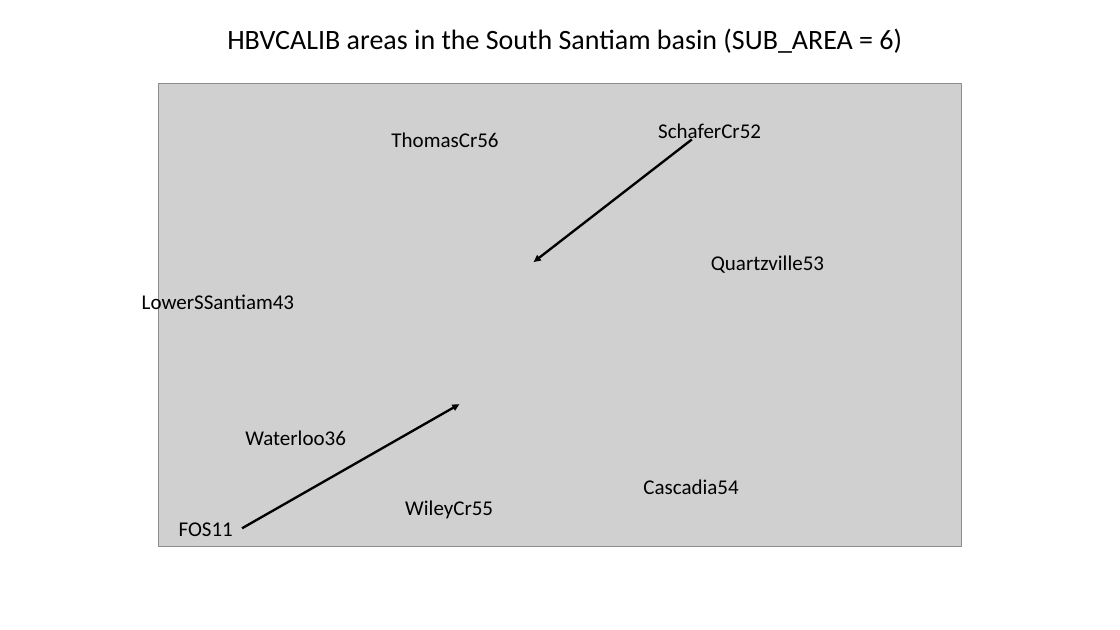
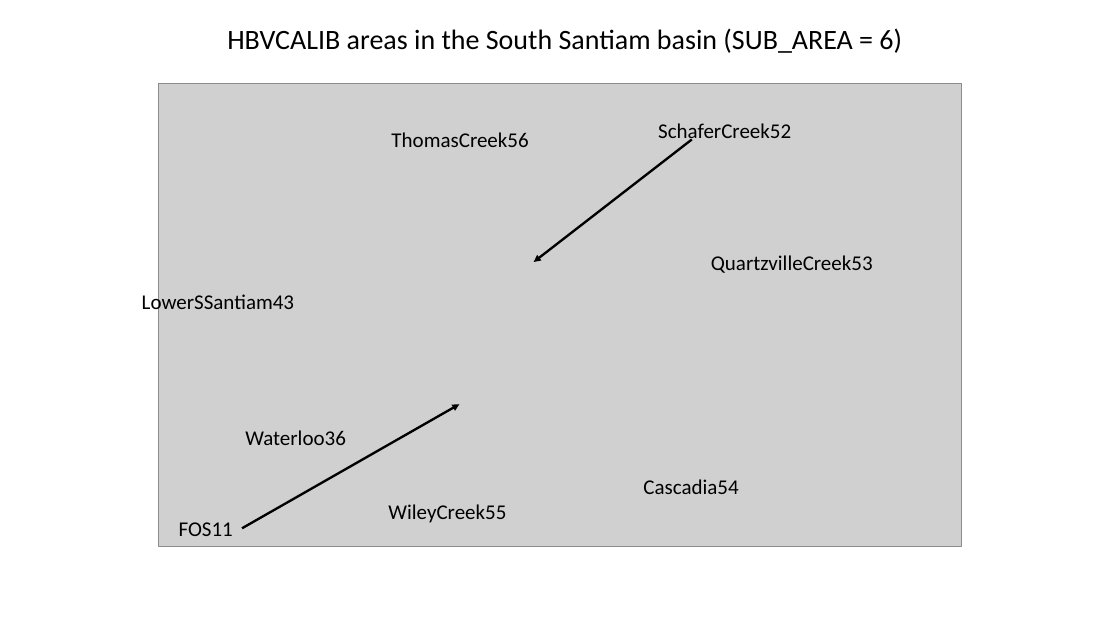
Before and after one commit to DavidConklin1947/CW3M, a slide deck: slide 1 of DataCW3M/SSantiam/SSantiam.pptx. Drawn at 1120x630 pixels with LibreOffice and Linux fonts; fonts in the diff are those of the drawing; grey boxes stand for pictures. Boxes give left, top, right and bottom in pixels: in the first picture for what was removed or moved away, otherwise in the second. Text is boxed around its words. In the diff, an @@ line names an element or a change of style, - is before the commit and + after.

```diff
--- a/DataCW3M/SSantiam/SSantiam.pptx
+++ b/DataCW3M/SSantiam/SSantiam.pptx
@@ text at (391,132,528,147): text changed @@
-ThomasCr56
+ThomasCreek56
@@ text at (658,123,791,145): text changed @@
-SchaferCr52
+SchaferCreek52
@@ text at (711,255,873,273): text changed @@
-Quartzville53
+QuartzvilleCreek53
@@ text at (388,504,506,523): text changed @@
-WileyCr55
+WileyCreek55
```
Also in this commit, not shown: 13 other files.
